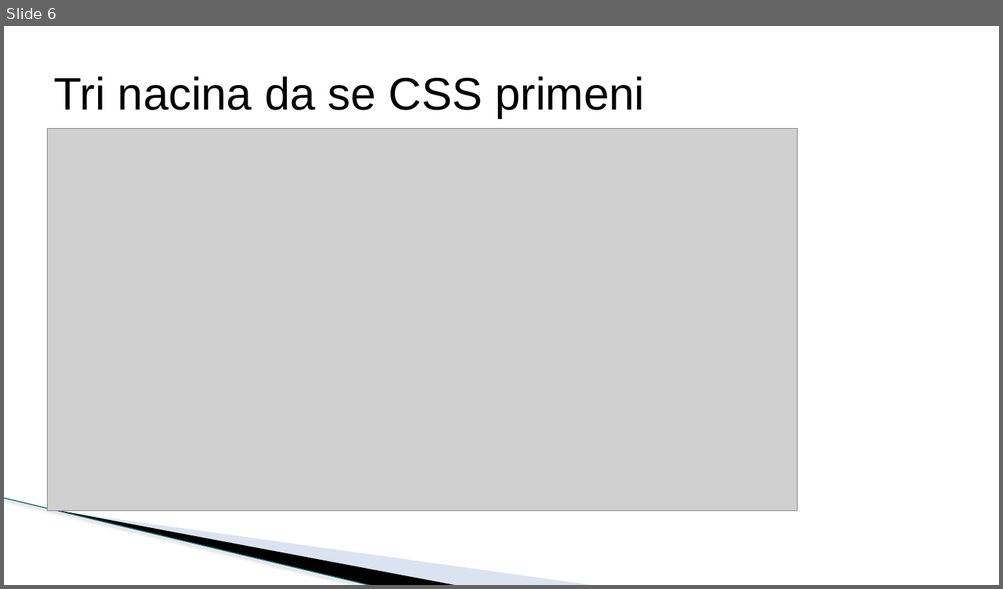
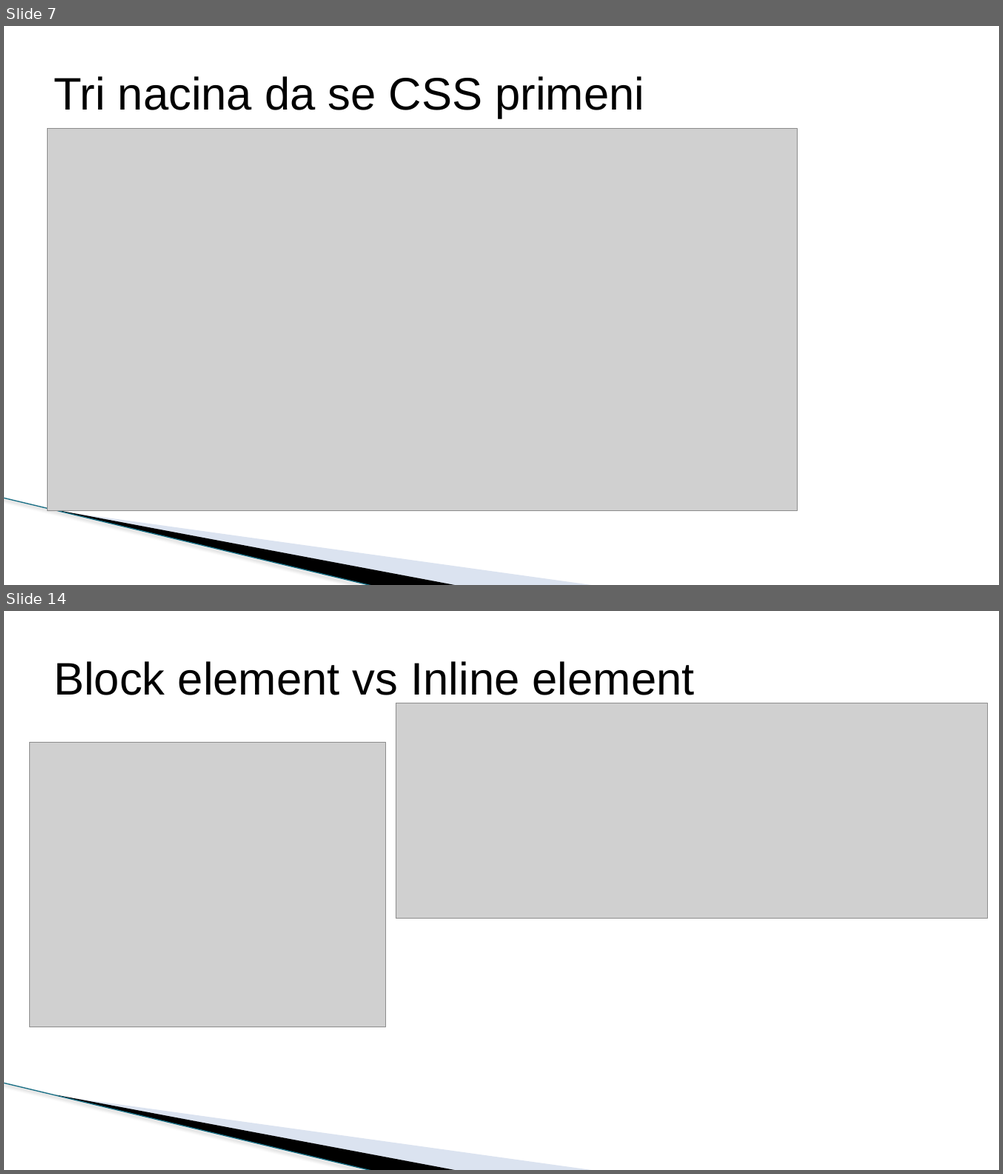
Before and after one commit to todalexcode/kurs-front-end, a slide deck: sesija-14/PPT/Front-End Developer-14.pptx. Shown one above the other, each under a label of ours: slide 6 before the commit, slides 7 and 14 after it; the slides between them are not shown. The pictures are 1003x589 and 1003x1174 pixels, drawn with LibreOffice and Linux fonts; fonts in the diff are those of the drawing; grey boxes stand for pictures; background and template pictures are left out. Boxes give left, top, right and bottom in pixels: in the first picture for what was removed or moved away, otherwise in the second. Text is boxed around its words. In the diff, an @@ line names an element or a change of style, - is before the commit and + after.

```diff
--- a/sesija-14/PPT/Front-End Developer-14.pptx
+++ b/sesija-14/PPT/Front-End Developer-14.pptx
@@ slide 14 added at bbox=[4, 611, 999, 1170], background #FFFFFF; not listed: 3 template elements that a slide beside it also shows @@
@@ title added at bbox=[54, 661, 694, 695], 44 pt, text #000000 @@
+Block element vs Inline element
@@ picture added at bbox=[395, 703, 987, 918] @@
@@ picture added at bbox=[29, 742, 386, 1028] @@
@@ what was slide 6 is now slide 7 @@
```
Also in this commit, not shown: 2 slides changed, 9 other slides added, 1 slide removed, 7 other files.
